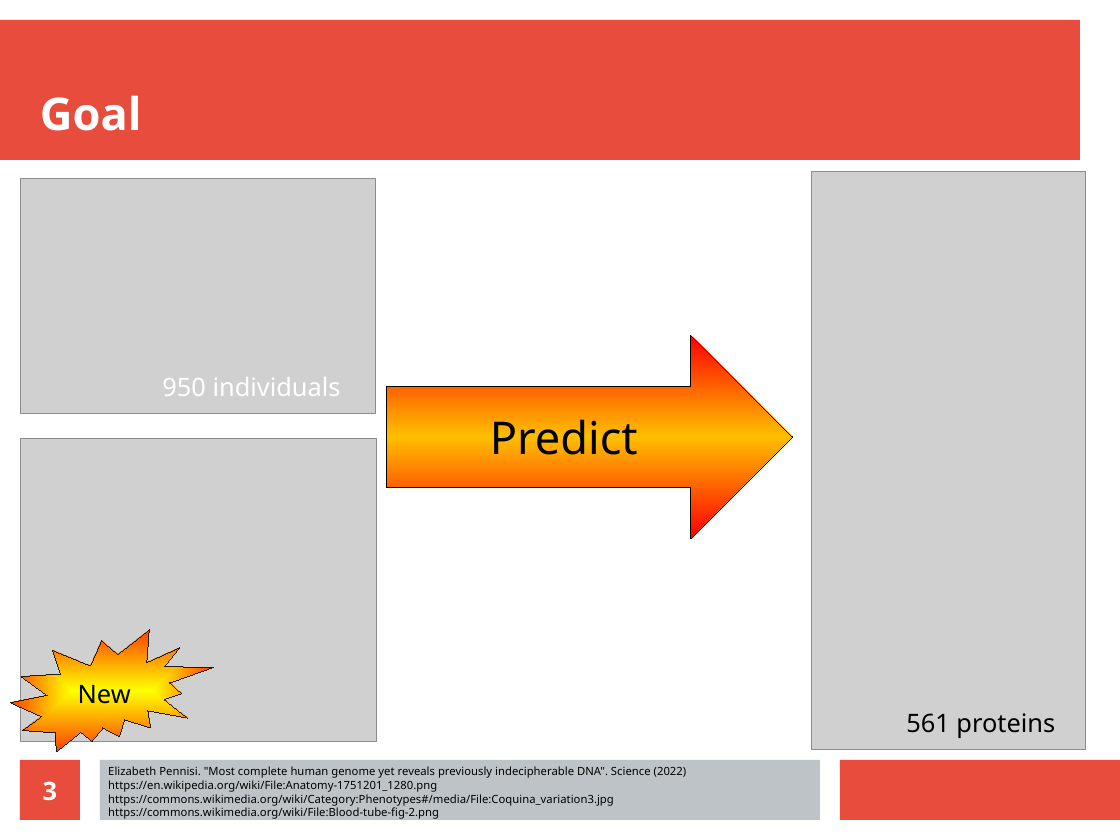
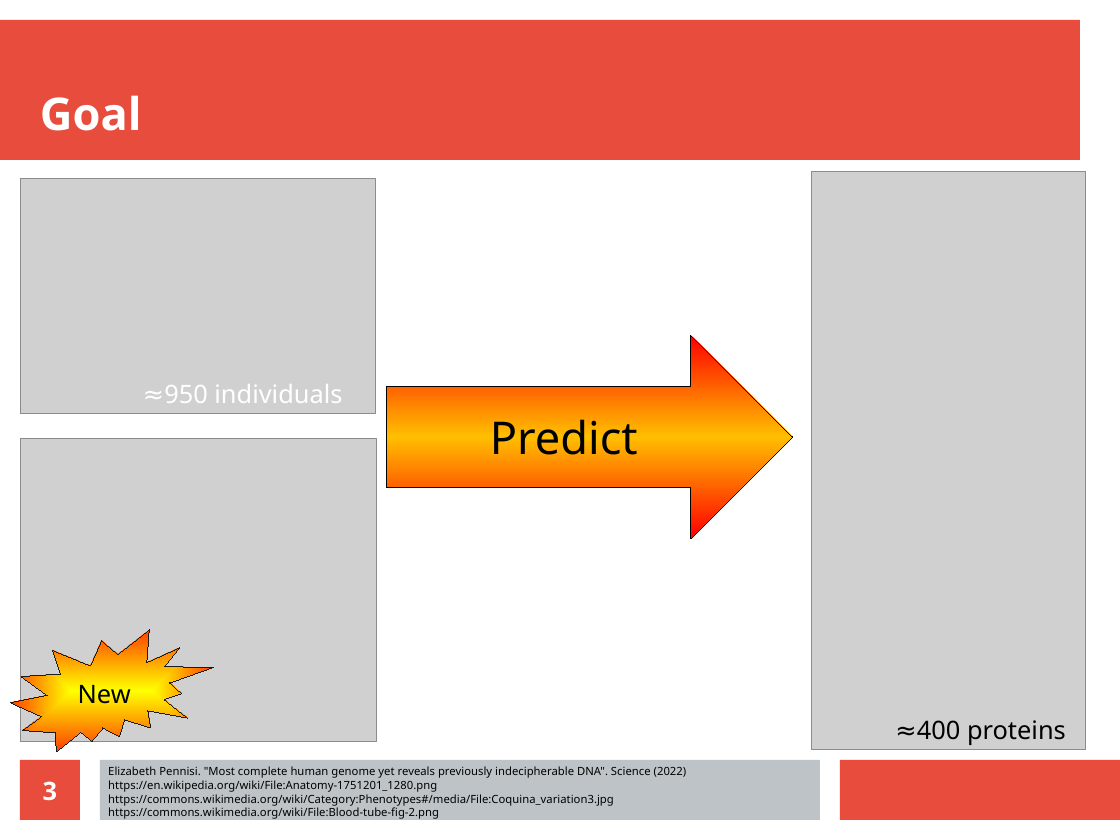
Before and after one commit to richelbilderbeek/science_presentation_20220305, a slide deck: slide 3 of science_presentation_20220305.odp. Drawn at 1120x840 pixels with LibreOffice and Linux fonts; fonts in the diff are those of the drawing; grey boxes stand for pictures. Boxes give left, top, right and bottom in pixels: in the first picture for what was removed or moved away, otherwise in the second. Text is boxed around its words. In the diff, an @@ line names an element or a change of style, - is before the commit and + after.

```diff
--- a/science_presentation_20220305.odp
+++ b/science_presentation_20220305.odp
@@ text at (164, 384, 342, 403): text changed @@
-950 individuals
+≈950 individuals
@@ text at (917, 720, 1066, 745): text changed @@
-561 proteins
+≈400 proteins
```
Also in this commit, not shown: 9 other slides changed, 13 slides added, 2 slides removed, 6 other files.
